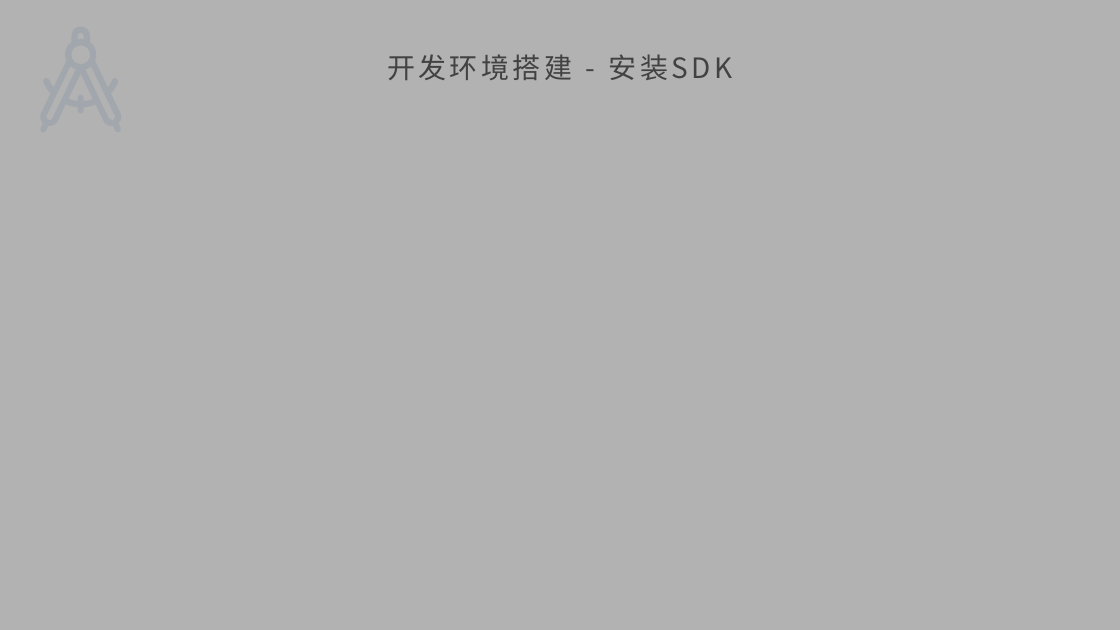
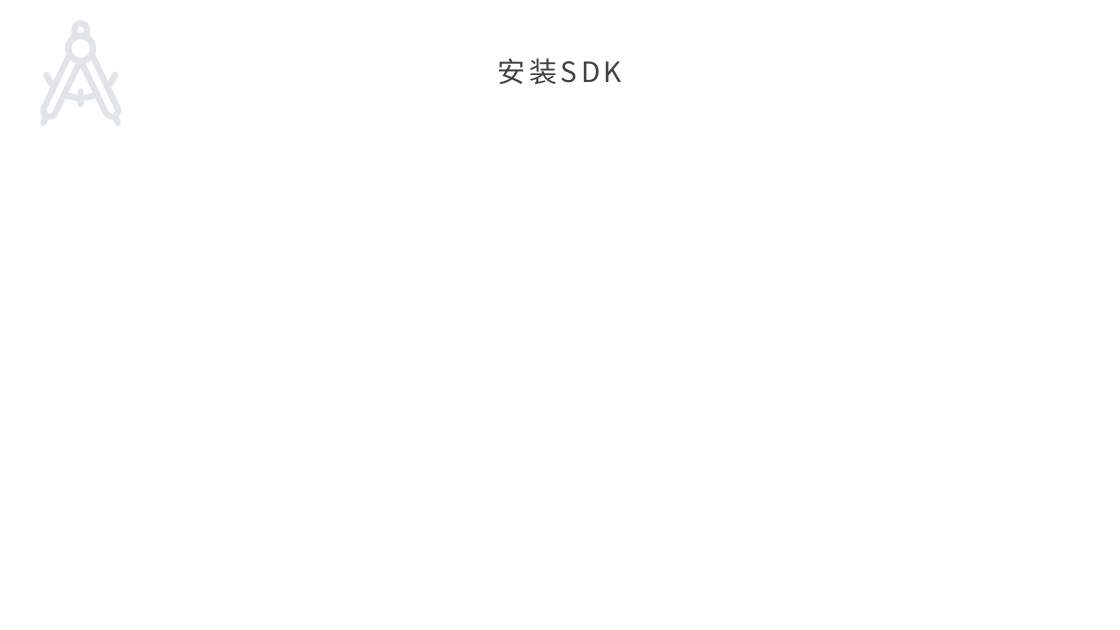
Before and after one commit to maosong-pactera/training, a slide deck: slide 7 of flutter/移动端Flutter_第1课_如何开始工作？.pptx (slide 5 before the commit). Drawn at 1120x630 pixels with LibreOffice and Linux fonts; fonts in the diff are those of the drawing; background and template pictures are left out. Boxes give left, top, right and bottom in pixels: in the first picture for what was removed or moved away, otherwise in the second. Text is boxed around its words. In the diff, an @@ line names an element or a change of style, - is before the commit and + after.

```diff
--- a/flutter/移动端Flutter_第1课_如何开始工作？.pptx
+++ b/flutter/移动端Flutter_第1课_如何开始工作？.pptx
@@ rectangle removed at [0,0,1120,630] @@
@@ freeform shape: place and size @@
-freeform shape at [39,26,122,132]
+freeform shape at [39,20,122,126]
@@ title at [498,58,622,84]: text changed @@
-开发环境搭建 - 安装SDK
+安装SDK
```
Also in this commit, not shown: 10 other slides changed, 6 slides added, 4 other files.
